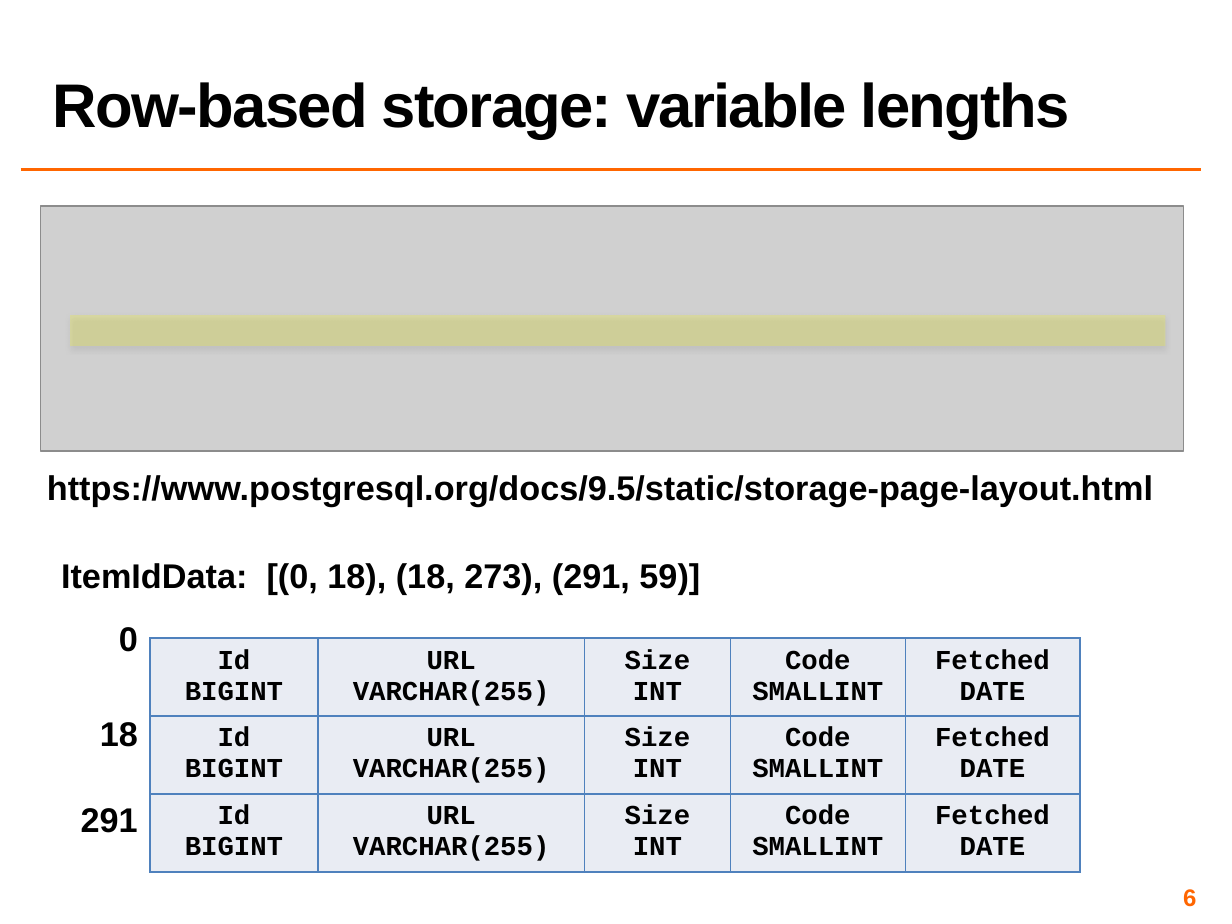
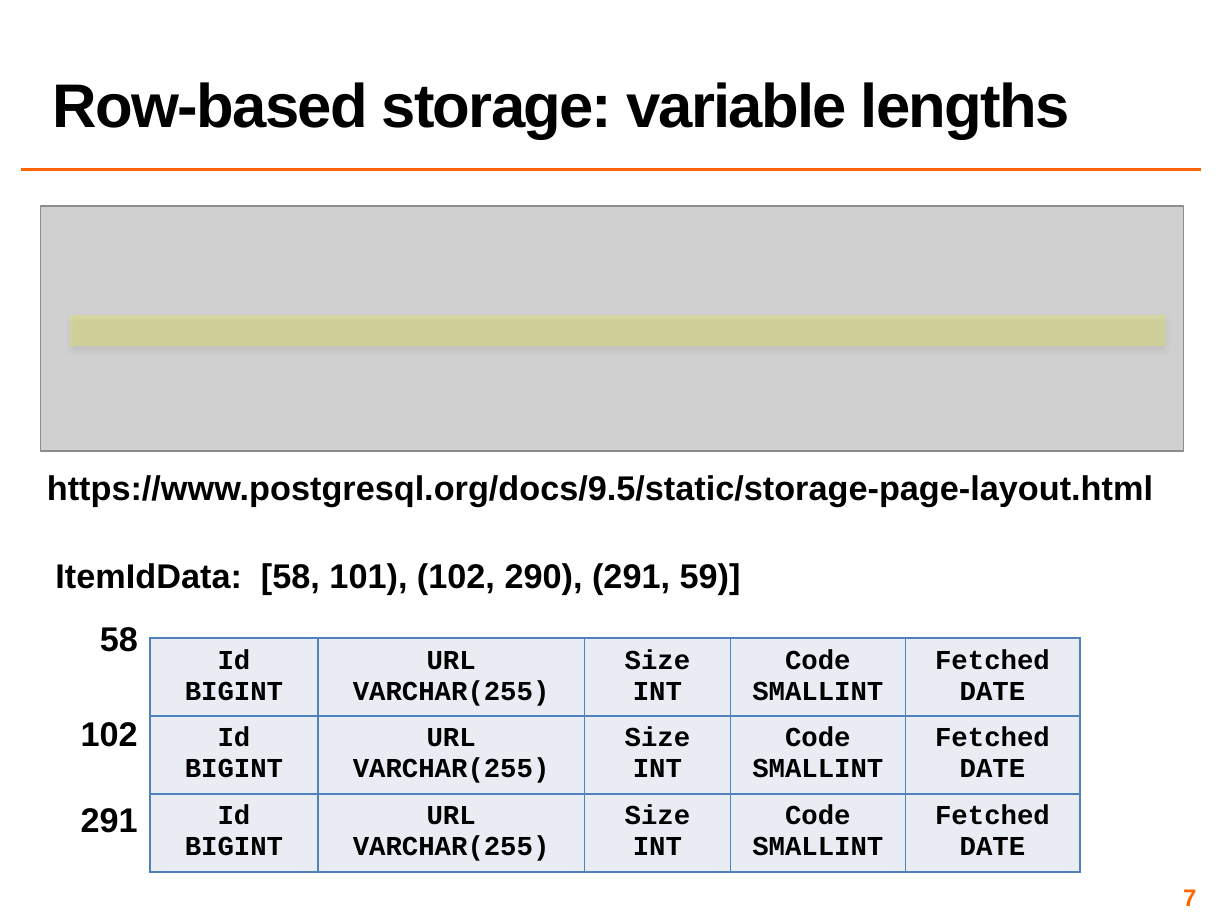
Before and after one commit to COS518/cos518.github.io, a slide deck: slide 7 of docs/L8-db-stores.pptx (slide 6 before the commit). Drawn at 1232x924 pixels with LibreOffice and Linux fonts; fonts in the diff are those of the drawing; grey boxes stand for pictures. Boxes give left, top, right and bottom in pixels: in the first picture for what was removed or moved away, otherwise in the second. Text is boxed around its words. In the diff, an @@ line names an element or a change of style, - is before the commit and + after.

```diff
--- a/docs/L8-db-stores.pptx
+++ b/docs/L8-db-stores.pptx
@@ text at [55,563,741,595]: text changed @@
-ItemIdData: [(0, 18), (18, 273), (291, 59)]
+ItemIdData: [58, 101), (102, 290), (291, 59)]
@@ text at [100,627,138,652]: text changed @@
-0
+58
@@ text at [81,722,138,747]: text changed @@
-18
+102
@@ page number at [1183,889,1196,906]: text changed @@
-6
+7
```
Also in this commit, not shown: 1 other slide changed, 2 slides added, 4 slides removed, 2 other files.
